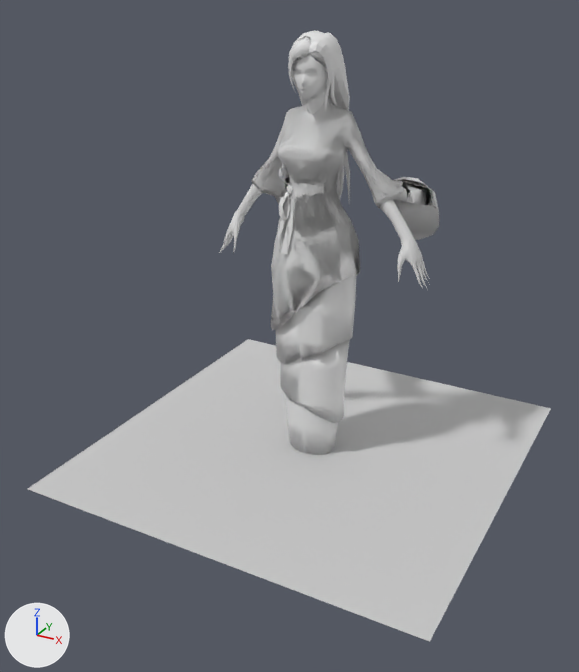
The FBX model trunk/Client/Assets/Res/Player/nvhanba/Animation/nvhanba.FBX, before and after one commit.
One viewpoint serves both versions: a 50 mm camera at (1.2, -2.36, 1.62) aimed at (-0.02, -0.13, 0.5). The axes (+X, +Y, +Z) are drawn at lower left. The lights are the same throughout. Where no turn or scale is listed for an object, it has been applied to the vertices.

Names of what the first picture shows: 'NHB_Tou', 'NHB_body', 'Plane001'.
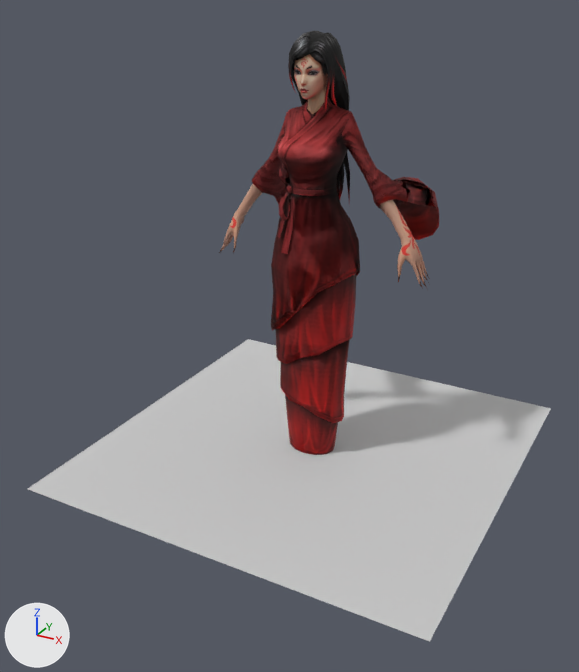
Edits to the scene script, one JSON object a line:
```json
{"op": "add", "block": "img_nvhanba_png", "code": ["img_nvhanba_png = load_image('NVHANBA.png', '../texture/NVHANBA.png', 512, 512, 'sRGB')"]}
{"op": "add", "block": "mat_nvhanba", "code": ["mat_nvhanba = principled_material('nvhanba')", "mat_nvhanba.texture = img_nvhanba_png", "mat_nvhanba.roughness = 0.859"]}
{"block": "me_mesh", "where": "me_mesh.from_pydata(...)  # 1088 vertices, 2131 faces; spans x -0.409..0.409, y -0.104..0.141, z 0.694..1.485"}
{"op": "add", "block": "me_mesh", "code": "me_mesh.materials.append(mat_nvhanba)  # picture img_nvhanba_png"}
{"block": "me_mesh_001", "where": "me_mesh_001.from_pydata(...)  # 1077 vertices, 2188 faces; spans x -0.348..0.348, y -0.122..0.363, z 0.0..1.288"}
{"op": "add", "block": "me_mesh_001", "code": "me_mesh_001.materials.append(mat_nvhanba)  # picture img_nvhanba_png"}
```

Location of each change, (x1, y1, x2, y2) in pixels of the pictures (579 x 672 px):
```json
{"object": "NHB_body", "change": "recoloured", "before": [252, 97, 439, 455], "after": [252, 97, 439, 455], "on screen": "grey to red"}
{"object": "NHB_Tou", "change": "recoloured", "before": [219, 31, 430, 289], "after": [219, 31, 430, 289]}
```
